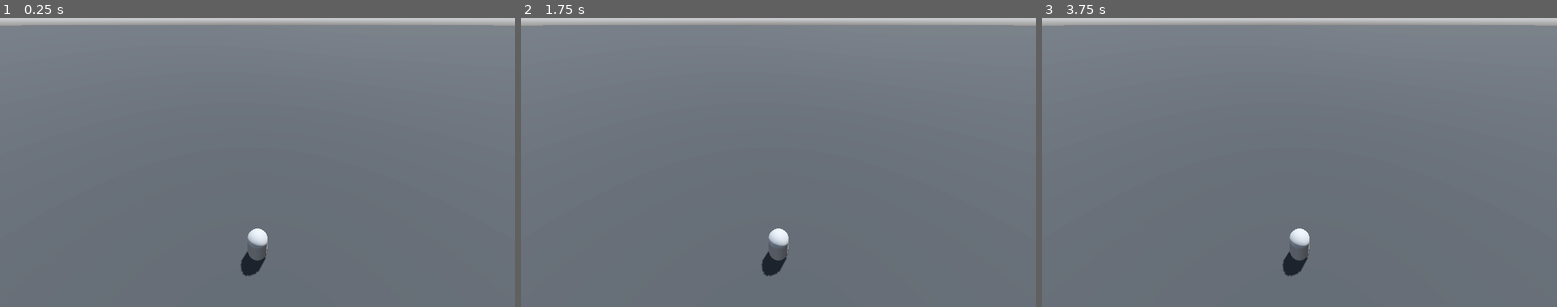
Above: before the commit, frames 1-3 (left to right).
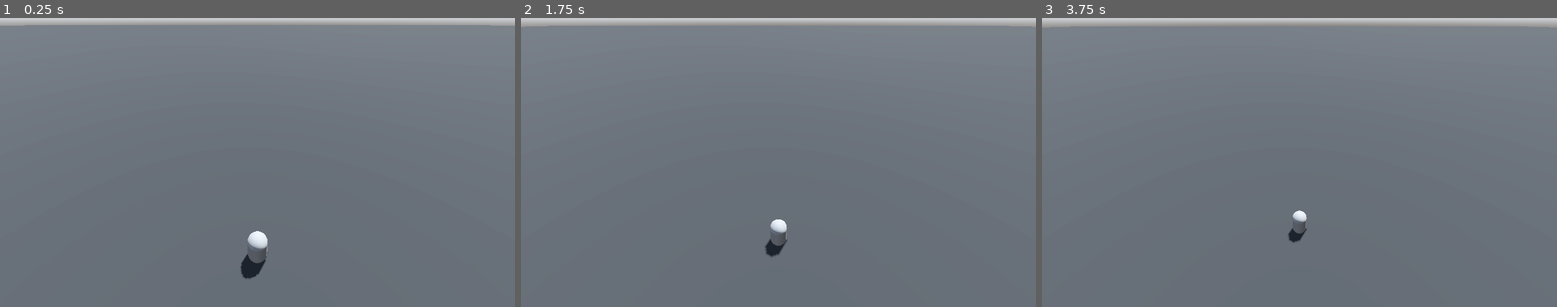
Above: after the commit, the same moments.

Repository: RishithPaida/4501-Final
Game: Godot game, scene res://Scenes/Test.tscn
Same seed, same stepped clock (60 frames per second), same inputs: the game is played once before the commit and once after it. The project has no main scene, so this scene is started directly.
Inputs (mouse positions are in pixels of both pictures, inside the frame that each line leads up to):
- Up to frame 1 (0.25 s): no input
- Up to frame 2 (1.75 s): tap Enter at 0.5 s; move the mouse to (891, 148) at 0.52 s; tap Mouse wheel down (scroll_down) at 0.6, 1.55 s; tap Mouse wheel up (scroll_up) at 0.8, 1.35 s; tap Space at 1.25 s; move the mouse to (675, 176) at 1.27 s
- Up to frame 3 (3.75 s): tap Enter at 2, 3.5 s; move the mouse to (1351, 98) at 2.02 s; tap Mouse wheel down (scroll_down) at 2.1, 3.05, 3.6 s; tap Mouse wheel up (scroll_up) at 2.3, 2.85 s; tap Space at 2.75 s; move the mouse to (1273, 220) at 2.77 s; move the mouse to (1454, 205) at 3.52 s

The runs differ from the first frame. In frame 1, 0.2% of the frame differs, in the area x 4-96%, y 2-91%; in frame 2, 0.8%; in frame 3, 0.9%, in the area x 0-100%, y 2-90%.

Commit message:
zoomcontrols

Diff:
--- a/Scenes/Test.tscn
+++ b/Scenes/Test.tscn
@@ -32,17 +32,17 @@
 transform = Transform3D(-0.866023, -0.433016, 0.250001, 0, 0.499998, 0.866027, -0.500003, 0.749999, -0.43301, 0, 0, 0)
 shadow_enabled = true
 
-[node name="MeshInstance3D" type="MeshInstance3D" parent="."]
+[node name="Floor" type="MeshInstance3D" parent="."]
 mesh = SubResource("PlaneMesh_5saq8")
 surface_material_override/0 = SubResource("StandardMaterial3D_v3q64")
 
-[node name="MeshInstance3D2" type="MeshInstance3D" parent="."]
+[node name="TestUnit" type="MeshInstance3D" parent="."]
 transform = Transform3D(1, 0, 0, 0, 1, 0, 0, 0, 1, 0, 0.804432, 0)
 mesh = SubResource("CapsuleMesh_1si6t")
 
 [node name="MaxZoomPoint" type="Node3D" parent="."]
-transform = Transform3D(1, 0, 0, 0, 1, 0, 0, 0, 1, 0, 9.89448, 5.0791)
+transform = Transform3D(1, 0, 0, 0, 1, 0, 0, 0, 1, 0, 10, 5)
 script = ExtResource("1_k16rd")
 
-[node name="Camera3D" type="Camera3D" parent="MaxZoomPoint"]
+[node name="Camera" type="Camera3D" parent="MaxZoomPoint"]
 transform = Transform3D(1, 0, 0, 0, 0.79653, 0.604599, 0, -0.604599, 0.79653, 0, 0, 0)
--- a/Scripts/Camera3D.gd
+++ b/Scripts/Camera3D.gd
@@ -29,3 +29,12 @@
 	if mouse_position.x < edge_threshold or mouse_position.x > viewport_size.x - edge_threshold or mouse_position.y < edge_threshold or mouse_position.y > viewport_size.y - edge_threshold:
 		position.x += direction.x * sensitivity_x
 		position.z += direction.y * sensitivity_y # In Godot 3D, Z is often used for forward/backward movement.
+
+	#zoom controls
+	if Input.is_action_just_pressed("scroll_up"):
+		print($Camera.global_position.distance_to(global_position))
+		if $Camera.global_position.distance_to(global_position) > 0.5:
+			$Camera.global_position -= $Camera.global_transform.basis.z * zoom_sensitivity
+	if Input.is_action_just_pressed("scroll_down"):
+		if $Camera.global_position.distance_to(global_position) < 100:
+			$Camera.global_position += $Camera.global_transform.basis.z * zoom_sensitivity
